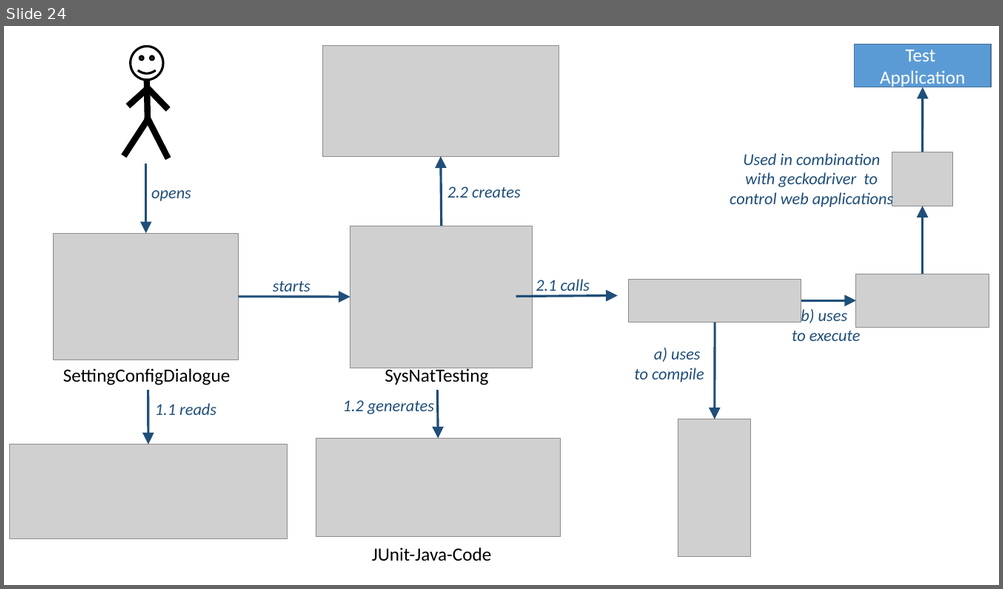
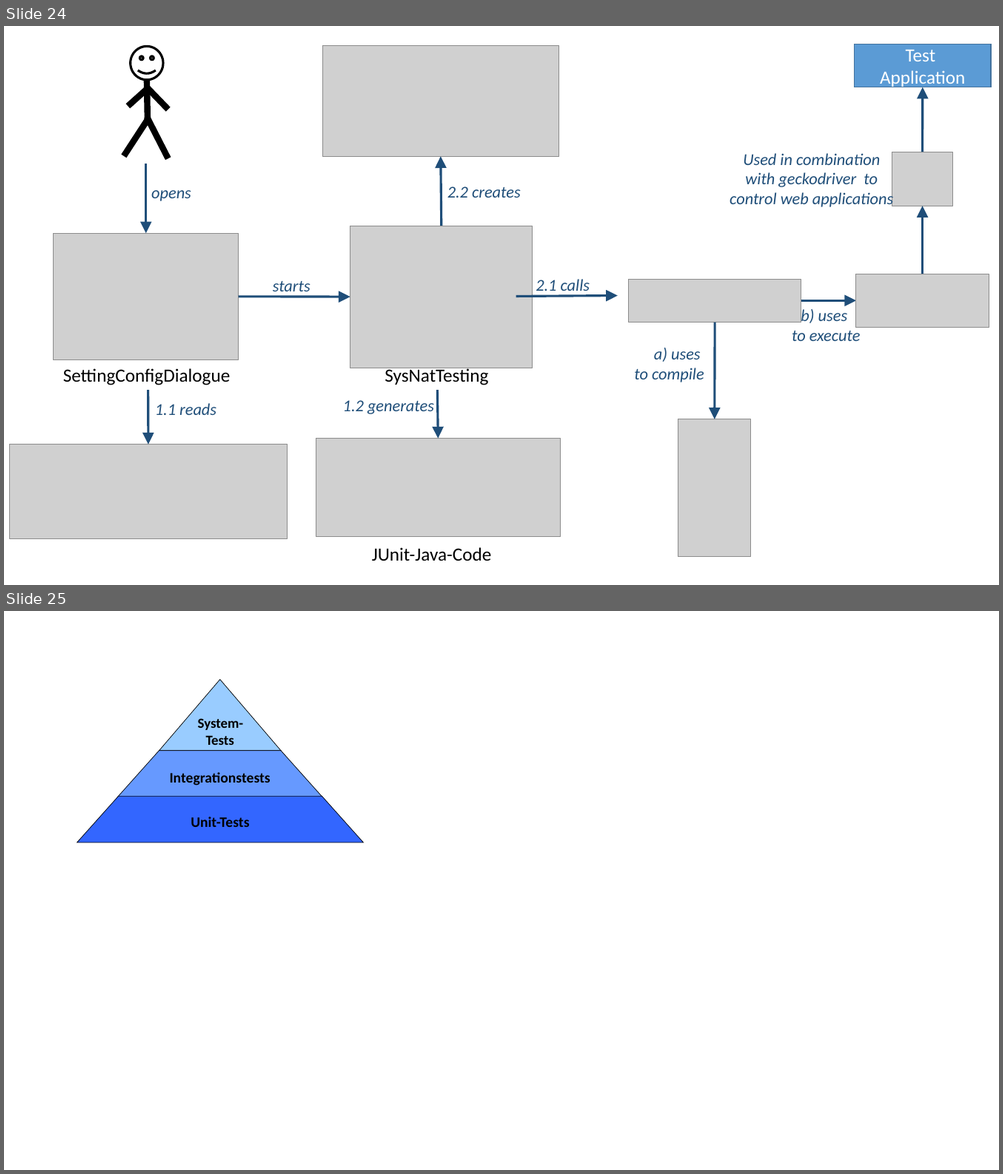
Before and after one commit to iks-gmbh-tools/SysNat, a slide deck: documentation/Figures.pptx. Shown one above the other, each under a label of ours: slide 24 before the commit, slides 24 and 25 after it. The pictures are 1003x589 and 1003x1174 pixels, drawn with LibreOffice and Linux fonts; fonts in the diff are those of the drawing; grey boxes stand for pictures. Boxes give left, top, right and bottom in pixels: in the first picture for what was removed or moved away, otherwise in the second. Text is boxed around its words. In the diff, an @@ line names an element or a change of style, - is before the commit and + after.

```diff
--- a/documentation/Figures.pptx
+++ b/documentation/Figures.pptx
@@ slide 25 added at [4, 611, 999, 1170], background #FFFFFF @@
@@ triangle added at [159, 680, 281, 752], fill #99CCFF, outline #000000 0.5 pt, 13.5 pt, text #000000, bold @@
+System-Tests
@@ trapezoid added at [117, 751, 322, 797], fill #6699FF, outline #000000 0.5 pt, 14 pt, text #000000, bold @@
+Integrationstests
@@ trapezoid added at [77, 796, 364, 843], fill #3366FF, outline #000000 0.5 pt, 14 pt, text #000000, bold @@
+Unit-Tests
```
Also in this commit, not shown: 4 other files.
